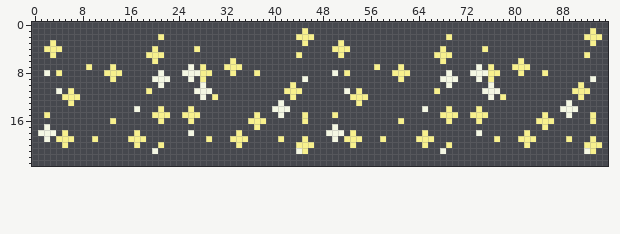
Sprite sheet: minimalist-game-framework-core/Assets/sparkles-effect.png. This is how it looked before the edit.
The file is 96x24 pixels.
The result:
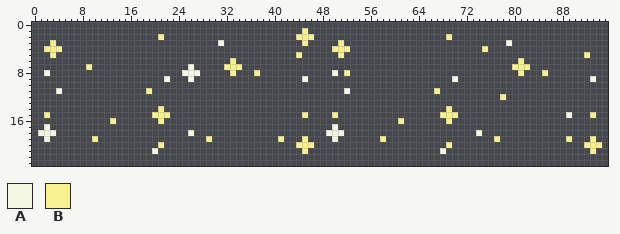
Palette (. is transparent): A #f4f7e3  B #f7f08d
Diff:
Changed rows in their new state; - is an unchanged pixel.
first column x 4:
 1 -----------------------------------------------------------------------------------------.-
 2 ----------------------------------------------------------------------------------------...
 3 ---------------------------A-----------------------------------------------A-------------.-
 4 ----------------.------.----------------------------------------.--------------------------
 5 ---------------...---------------------------------------------...-------------------------
 6 ----------------.-----------------------------------------------.--------------------------
 7 ---------.--------------.----------------------------.---.------------.-.------------------
 8 .-------...------.------..------------------------------...------.---.....-----------------
 9 ---------.------..------.--------------------------------.------..----.-.------------------
10 -----------------.------.--------------.-------------------------.------.--------------.---
11 --.--------------------...------------...---------.--------------------...------------...--
12 -...--------------------.-.------------.---------...--------------------.--------------.---
13 --.----------------------------------.------------.----------------------------------.-----
14 -------------.--------.-------------...----------------------.--------.-------------...----
15 ---------------------...---------.---.-------------------------------...---------.---------
16 ----------------------.---------...------.----------------------------.---------...------.-
17 ---------------------------------.-----------------------------------------------.---------
18 -.-----------.----------------.------------------.-----------.----------------.------------
19 ...---------...--------------...----------------...---------...--------------...-----------
20 -.-----------.----------------.------------------.-----------.----------------.------------
21 ----------------------------------------.-----------------------------------------------.--
